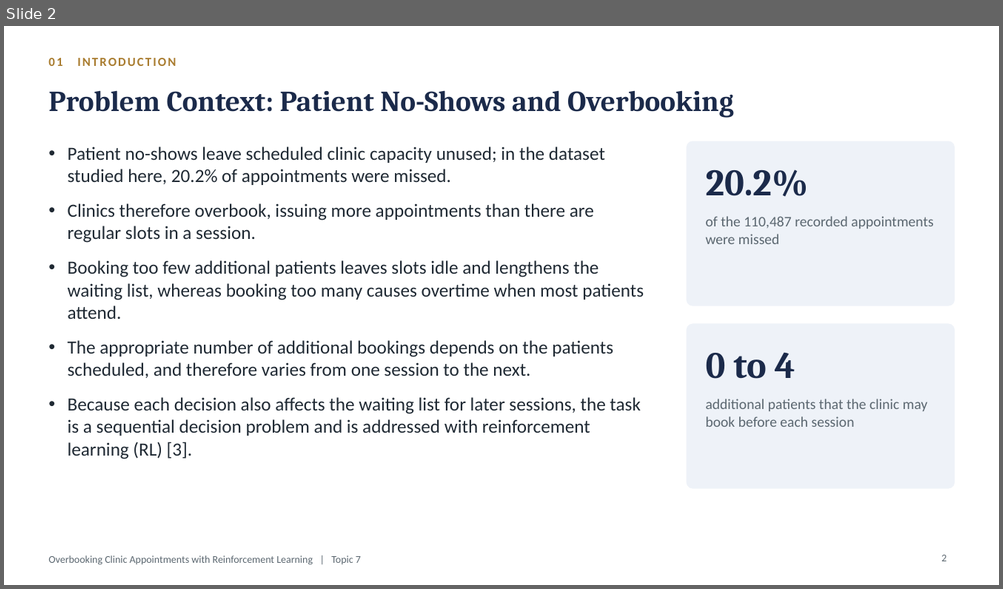
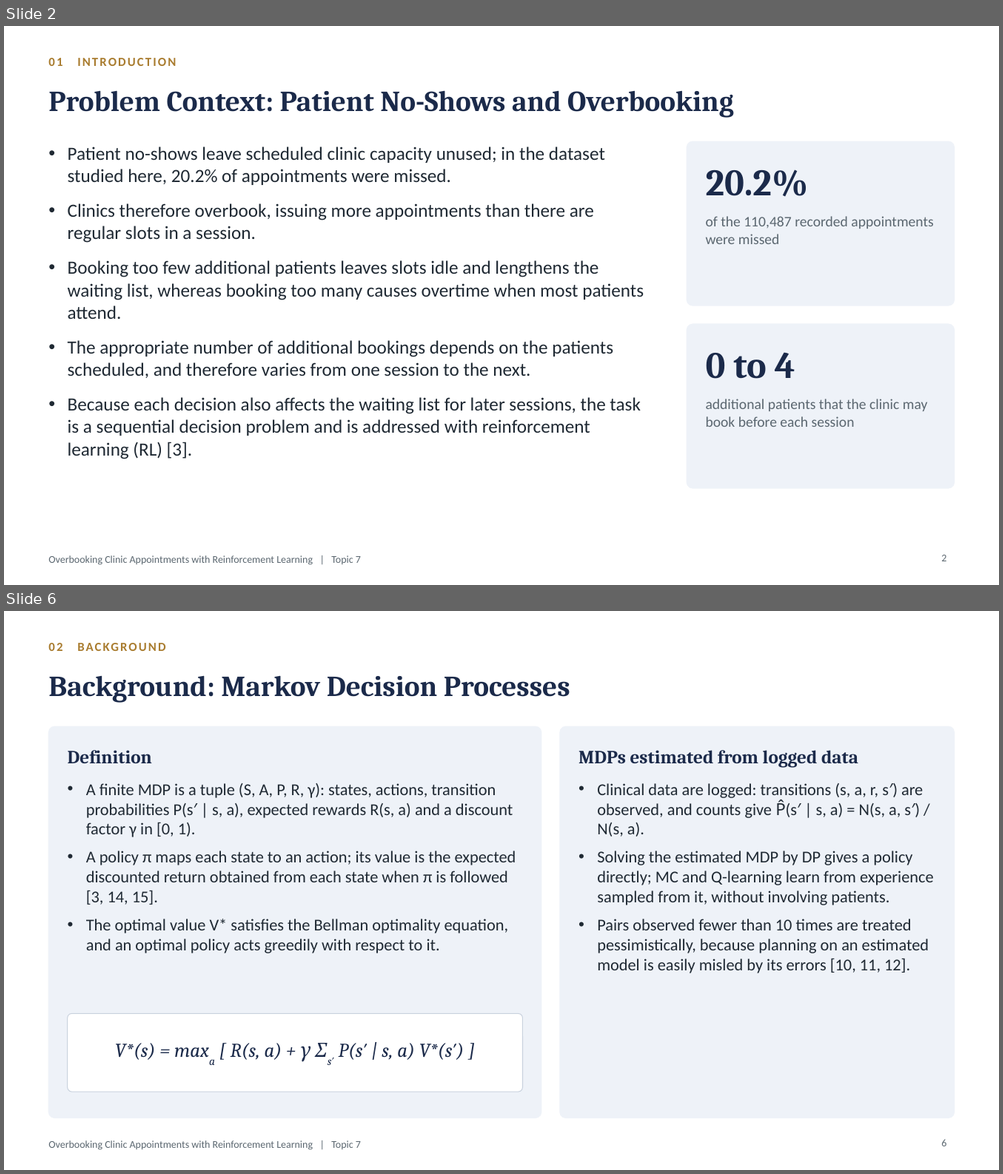
Before and after one commit to Nagasai-Datta/ml_lab, a slide deck: topic7/presentation/23BCE0757_THEORY_DA.pptx. Shown one above the other, each under a label of ours: slide 2 before the commit, slides 2 and 6 after it; the slides between them are not shown. The pictures are 1003x589 and 1003x1174 pixels, drawn with LibreOffice and Linux fonts; fonts in the diff are those of the drawing. Boxes give left, top, right and bottom in pixels: in the first picture for what was removed or moved away, otherwise in the second. Text is boxed around its words. In the diff, an @@ line names an element or a change of style, - is before the commit and + after.

Commit message:
Presentation: 21 slides, added related work, background and schedules, title 23BCE0757_THEORY_DA

```diff
--- a/topic7/presentation/23BCE0757_THEORY_DA.pptx
+++ b/topic7/presentation/23BCE0757_THEORY_DA.pptx
@@ slide 6 added at <box>4,611,999,1170</box>, background #FFFFFF; not listed: 1 template element that a slide beside it also shows @@
@@ text added at <box>48,643,214,703</box>, 12 pt, text #A97C2F, bold @@
+02 BACKGROUND
@@ title added at <box>221,675,570,697</box>, 28 pt, text #1B2A4A, bold @@
+Background: Markov Decision Processes
@@ rounded rectangle added at <box>48,726,541,1119</box>, fill #EEF2F8, outline #EEF2F8 1 pt @@
@@ rounded rectangle added at <box>560,726,954,1119</box>, fill #EEF2F8, outline #EEF2F8 1 pt @@
@@ text added at <box>68,750,152,763</box>, 18 pt, text #1B2A4A, bold @@
+Definition
@@ text added at <box>578,750,858,768</box>, 18 pt, text #1B2A4A, bold @@
+MDPs estimated from logged data
@@ text added at <box>86,783,516,954</box>, 16 pt, text #1F2933 @@
+• A finite MDP is a tuple (S, A, P, R, γ): states, actions, transition probabilities P(s′ | s, a), expected rewards R(s, a) and a discount factor γ in [0, 1).
+• A policy π maps each state to an action; its value is the expected discounted return obtained from each state when π is followed [3, 14, 15].
+• The optimal value V* satisfies the Bellman optimality equation, and an optimal policy acts greedily with respect to it.
@@ text added at <box>597,783,933,974</box>, 16 pt, text #1F2933 @@
+• Clinical data are logged: transitions (s, a, r, s′) are observed, and counts give P̂(s′ | s, a) = N(s, a, s′) / N(s, a).
+• Solving the estimated MDP by DP gives a policy directly; MC and Q-learning learn from experience sampled from it, without involving patients.
+• Pairs observed fewer than 10 times are treated pessimistically, because planning on an estimated model is easily misled by its errors [10, 11, 12].
@@ rounded rectangle added at <box>68,1014,523,1092</box>, fill #FFFFFF, outline #C9D2DE 0.75 pt @@
@@ text added at <box>115,1043,464,1062</box>, 19 pt, text #1B2A4A, italic @@
+V*(s) = maxa [ R(s, a) + γ Σs′ P(s′ | s, a) V*(s′) ]
@@ page number added at <box>941,1139,946,1147</box>, 10 pt, text #5B6770 @@
+6
```
Also in this commit, not shown: 14 slides changed, 3 other slides added, 1 slide removed, 5 other files.
